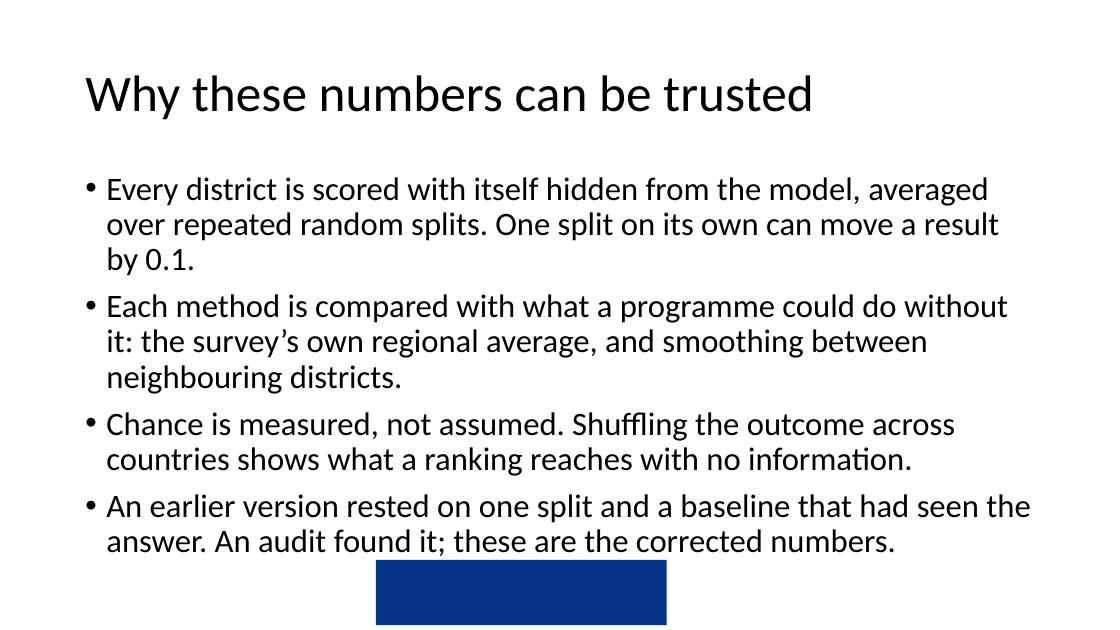
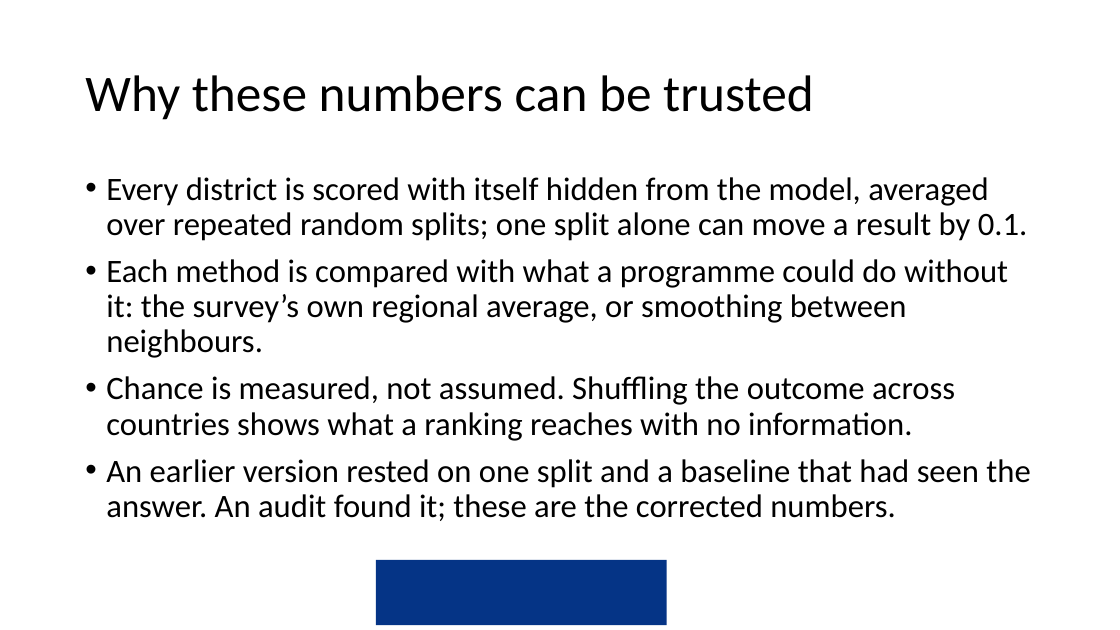
Before and after one commit to amertens/mn-prediction, a slide deck: slide 4 of docs/slides/MN-proxy-policy-deck-2026-09.pptx. Drawn at 1120x630 pixels with LibreOffice and Linux fonts; fonts in the diff are those of the drawing; background and template pictures are left out. Boxes give left, top, right and bottom in pixels: in the first picture for what was removed or moved away, otherwise in the second. Text is boxed around its words. In the diff, an @@ line names an element or a change of style, - is before the commit and + after.

```diff
--- a/docs/slides/MN-proxy-policy-deck-2026-09.pptx
+++ b/docs/slides/MN-proxy-policy-deck-2026-09.pptx
@@ text at (106, 177, 1028, 358): text changed @@
-• Every district is scored with itself hidden from the model, averaged over repeated random splits. One split on its own can move a result by 0.1.
-• Each method is compared with what a programme could do without it: the survey’s own regional average, and smoothing between neighbouring districts.
+• Every district is scored with itself hidden from the model, averaged over repeated random splits; one split alone can move a result by 0.1.
+• Each method is compared with what a programme could do without it: the survey’s own regional average, or smoothing between neighbours.
```
Also in this commit, not shown: 2 other slides changed, 1 other file.
